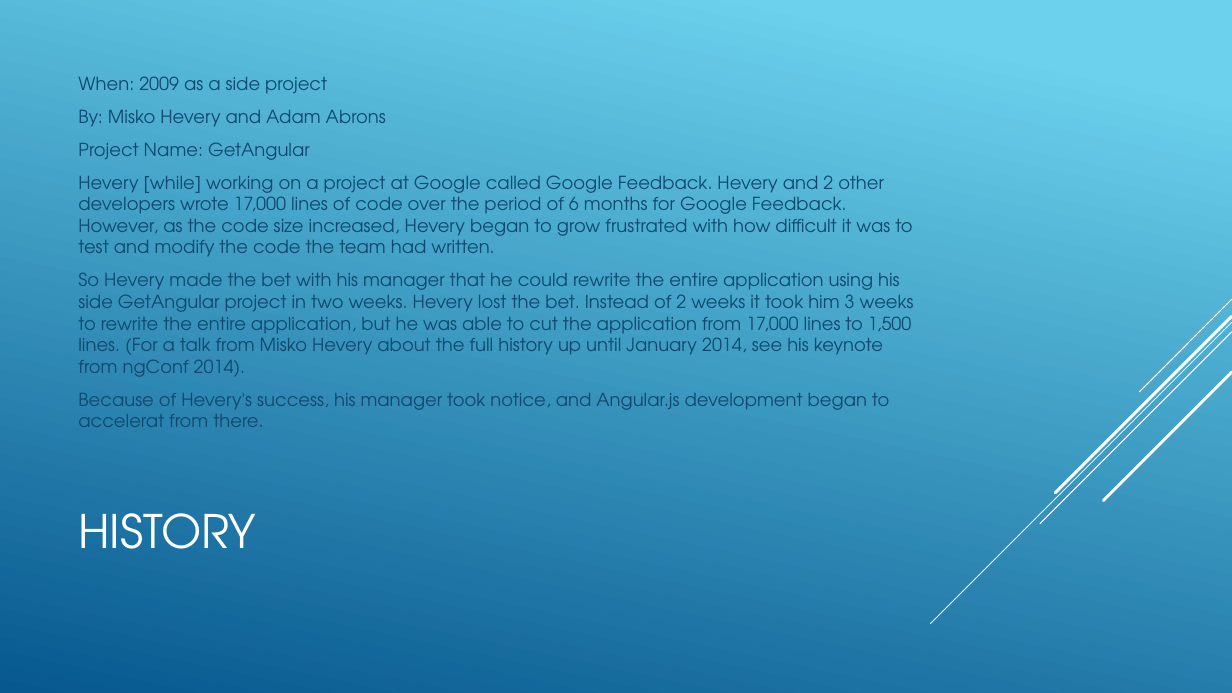
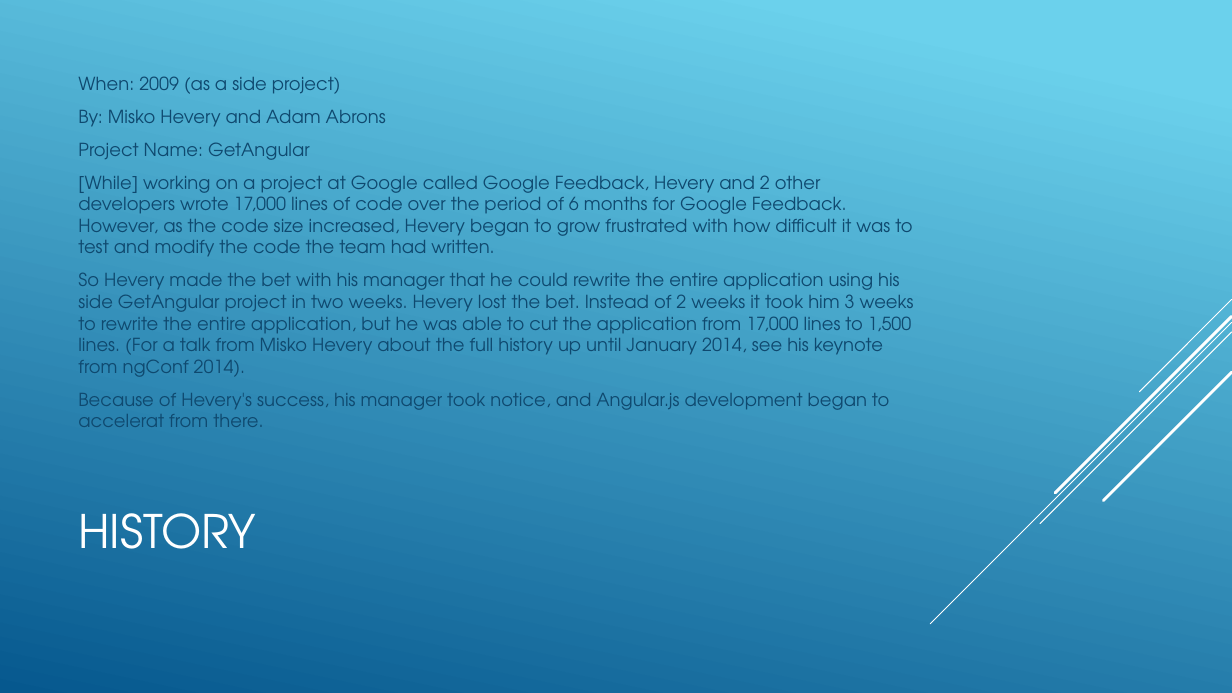
Before and after one commit to jebarrow/angularjs-talk, a slide deck: slide 2 of Angularjs.pptx. Drawn at 1232x693 pixels with LibreOffice and Linux fonts; fonts in the diff are those of the drawing. Boxes give left, top, right and bottom in pixels: in the first picture for what was removed or moved away, otherwise in the second. Text is boxed around its words. In the diff, an @@ line names an element or a change of style, - is before the commit and + after.

```diff
--- a/Angularjs.pptx
+++ b/Angularjs.pptx
@@ text at (78, 76, 341, 94): text changed @@
-When: 2009 as a side project
+When: 2009 (as a side project)
@@ text at (78, 175, 912, 256): text changed @@
-Hevery [while] working on a project at Google called Google Feedback. Hevery and 2 other developers wrote 17,000 lines of code over the period of 6 months for Google Feedback. However, as the code size increased, Hevery began to grow frustrated with how difficult it was to test and modify the code the team had written.
+[While] working on a project at Google called Google Feedback, Hevery and 2 other developers wrote 17,000 lines of code over the period of 6 months for Google Feedback. However, as the code size increased, Hevery began to grow frustrated with how difficult it was to test and modify the code the team had written.
```
Also in this commit, not shown: 2 slides added, 1 slide removed, 12 other files.
